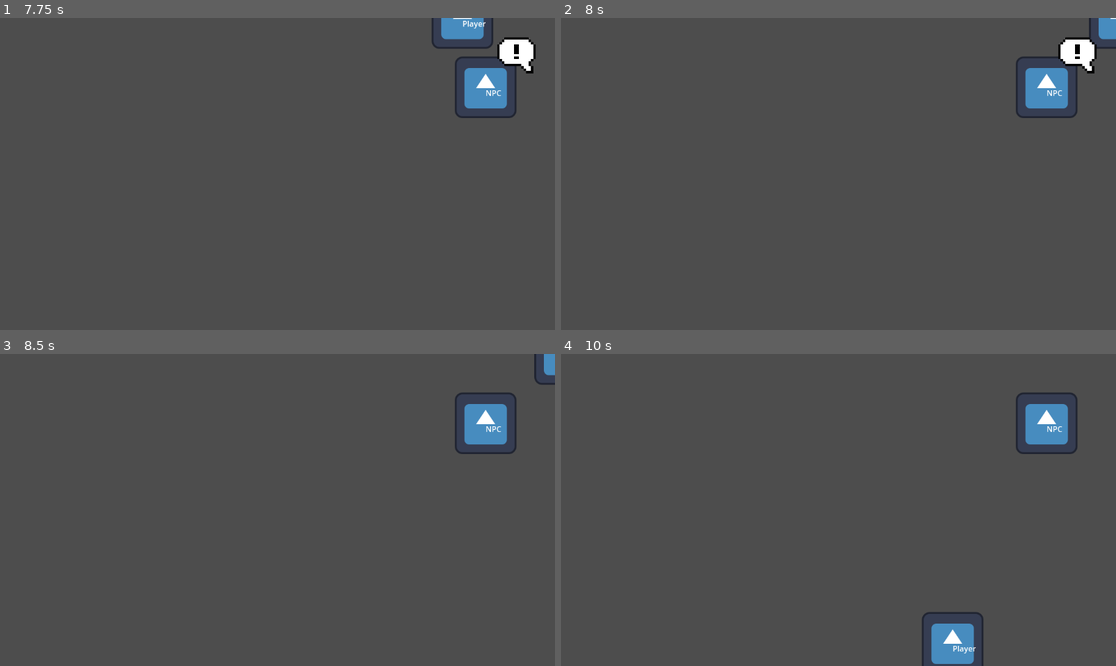
Above: before the commit, frames 1-4 (two rows, left to right).
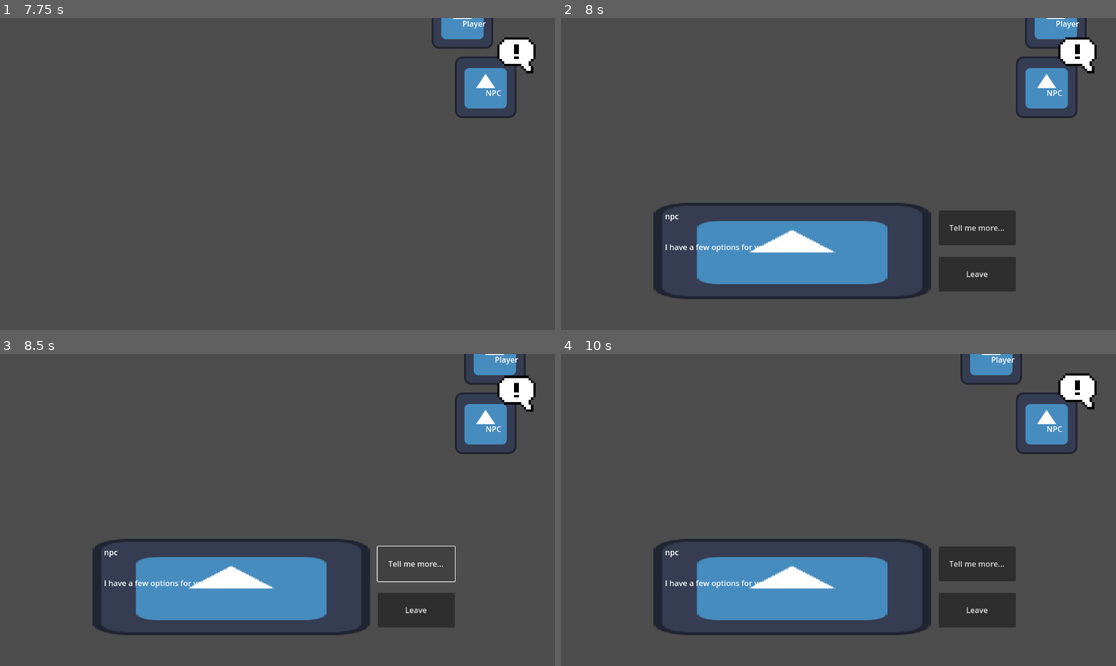
Above: after the commit, the same moments.

Repository: 21800840/dialogue
Game: Godot game, scene res://scenes/0/0.tscn
Same seed, same stepped clock (60 frames per second), same inputs: the game is played once before the commit and once after it. The project has no main scene, so this scene is started directly. The engine's default icon, where the game draws it, is replaced by a stand-in: a white triangle on a blue panel in a dark square.
Inputs (mouse positions are in pixels of both pictures, inside the frame that each line leads up to):
- Up to frame 1 (7.75 s): tap Enter at 0.5 s; hold Right (ui_right) 0.53-1.28 s; hold Space (ui_select) 0.53-1.28 s; hold Down (ui_down) 1.28-2.03 s; tap Space (ui_select) at 1.35, 1.52, 1.82, 2.85, 3.02, 3.32, 4.35, 4.52, 4.82, 5.85, 6.02, 6.32, 7.35, 7.52 s; hold Right (ui_right) 2.03-2.78 s; hold Space (ui_select) 2.03-2.78 s; hold Up (ui_up) 2.78-3.53 s; hold Space (ui_select) 3.53-4.28 s; hold Left (ui_left) 3.53-5.03 s; hold Down (ui_down) 5.03-5.78 s; hold Space (ui_select) 5.03-5.78 s; hold Right (ui_right) 5.78-6.53 s; hold Up (ui_up) 6.53-7.28 s; hold Space (ui_select) 6.53-7.28 s; hold Right (ui_right) from 7.28 s (still down)
- Up to frame 2 (8 s): keep holding Right (ui_right); tap Space (ui_select) at 7.82 s
- Up to frame 3 (8.5 s): release Right (ui_right) at 8 s; click (416, 563) at 8 s, where only the run after the commit has a clickable "Tell me more..."
- Up to frame 4 (10 s): tap Space (ui_select) at 8.75, 9.6, 9.77 s; hold Down (ui_down) 8.78-9.53 s; hold Space (ui_select) 8.78-9.53 s; hold Left (ui_left) from 9.53 s (still down)

Frame 1 is identical in both runs. In frame 2, 13% of the frame differs, in the area x 16-100%, y 0-91%; in frame 3, 12%; in frame 4, 14%, in the area x 16-97%, y 0-100%.
Error before the commit: Invalid access to property or key '000' on a base object of type 'Dictionary'. (res://dialogue/dialogue-box/dialogue-box.gd:45)

Commit message:
Expansion of dialogue system capability

Diff:
--- a/dialogue/area/dialogue-area.gd
+++ b/dialogue/area/dialogue-area.gd
@@ -3,32 +3,46 @@
 var in_area = false
 var input_cooldown = false
 var in_dialogue = false
-
-@export var dia_name = ""
-@export var dia_text = ""
+var is_dialogue_finished = false
+var player_has_options = false
 
 @onready var dialogue_indicator_spirte = $DialogueIndicatorAnchor/DialogueIndicatorSprite
 @onready var input_cooldown_timer = $InputCooldown
 
 func _ready():
 	dialogue_indicator_spirte.visible = false
+	SignalBus.connect("dialogue_finished", dialogue_finished)
 
 func _input(event):
 	if event.is_action_pressed("ui_select") and in_area and not input_cooldown and not in_dialogue:
 
-		SignalBus.emit_signal("dialogue_box_visible", true)
+		SignalBus.emit_signal("start_dialogue", get_parent().get_json_file(), get_parent().get_dialogue_stage())
 		# SignalBus.emit_signal("dialogue_content", dia_name, dia_text)
-		get_parent().emit_dialogue_signals()
+		# get_parent().emit_dialogue_signals()
 
 		input_cooldown = true
 		input_cooldown_timer.start()
 
 		in_dialogue = true
 
+		print("In Area: ", in_area, " input_cooldown:", input_cooldown, " in_dialogue:", in_dialogue)
+
 	elif event.is_action_pressed("ui_select") and in_area and not input_cooldown and in_dialogue:
-		SignalBus.emit_signal("dialogue_box_visible", false)
+		SignalBus.emit_signal("next_dialogue")
 
+		print("In Area: ", in_area, " input_cooldown:", input_cooldown, " in_dialogue:", in_dialogue)
+
+	elif is_dialogue_finished == true:
 		in_dialogue = false
+		is_dialogue_finished = false
+
+		print("In Area: ", in_area, " input_cooldown:", input_cooldown, " in_dialogue:", in_dialogue)
+
+func dialogue_finished():
+	is_dialogue_finished = true
+
+func set_player_has_options():
+	player_has_options = true
 
 func _on_area_entered(area):
 	in_area = true
--- a/dialogue/area/dialogue-area.tscn
+++ b/dialogue/area/dialogue-area.tscn
@@ -4,11 +4,10 @@
 [ext_resource type="SpriteFrames" uid="uid://cb5au6o77k8lf" path="res://ui/dialogue-indicator/dialogue-indicator-ver-2.tres" id="2_p8w10"]
 
 [node name="DialogueArea" type="Area2D"]
+process_mode = 3
 collision_layer = 0
 collision_mask = 2
 script = ExtResource("1_4irc2")
-dia_name = "npc"
-dia_text = "I am an NPC"
 
 [node name="CollisionShape2D" type="CollisionShape2D" parent="."]
 
--- a/dialogue/dialogue-box/dialogue-box.gd
+++ b/dialogue/dialogue-box/dialogue-box.gd
@@ -5,6 +5,7 @@
 var current_stage_int_to_str = str(current_stage)
 var stage_size
 var dia_stage # DO NOT RENAME IT TO DIALOGUE_STAGE
+var original_emitter
 
 @onready var just_dialogue = $JustDialogue
 @onready var just_dialogue_name = $JustDialogue/NameLabel
@@ -46,21 +47,23 @@
 
 	# print(dia_stage)
 
-	just_dialogue_name.text = parsed_file[dia_stage][current_stage_int_to_str]["name"]
-	just_dialogue_text.text = parsed_file[dia_stage][current_stage_int_to_str]["text"]
+	# just_dialogue_name.text = parsed_file[dia_stage][current_stage_int_to_str]["name"]
+	# just_dialogue_text.text = parsed_file[dia_stage][current_stage_int_to_str]["text"]
 
-	if current_stage <= stage_size and Input.is_action_just_pressed("ui_select"):
+	# if current_stage <= stage_size and Input.is_action_just_pressed("ui_select"):
 
 
 		# Put parsed info into the text labels
-		just_dialogue_name.text = parsed_file[dia_stage][current_stage_int_to_str]["name"]
-		just_dialogue_text.text = parsed_file[dia_stage][current_stage_int_to_str]["text"]
+		# just_dialogue_name.text = parsed_file[dia_stage][current_stage_int_to_str]["name"]
+		# just_dialogue_text.text = parsed_file[dia_stage][current_stage_int_to_str]["text"]
 
-		current_stage += 1
+		# current_stage += 1
 
 func next_dialogue():
 	if current_stage < stage_size:
 		current_stage += 1
+
+		# print(current_stage)
 
 		current_stage_int_to_str = str(current_stage)
 
@@ -75,22 +78,70 @@
 
 		end_just_dialogue()
 
-func start_just_dialogue():
+func start_just_dialogue(dialogue_stage):
 	# Pause tree and make visible.
-	# get_tree().paused = false
+	get_tree().paused = true
 	just_dialogue.visible = true
+
+	dia_stage = dialogue_stage
 
 	# Reset variables to default state
 	current_stage = 0
 	current_stage_int_to_str = str(current_stage)
 
+	current_stage += 1
+	current_stage_int_to_str = str(current_stage)
+
+	# print(dia_stage + " " + current_stage_int_to_str)
+
+	just_dialogue_name.text = parsed_file[dia_stage][current_stage_int_to_str]["name"]
+	just_dialogue_text.text = parsed_file[dia_stage][current_stage_int_to_str]["text"]
+
 func end_just_dialogue():
 	just_dialogue.visible = false
 	get_tree().paused = false
+	SignalBus.emit_signal("dialogue_finished")
+
+func start_multi_option_dialogue(dialogue_stage):
+	dialogue_with_2_options.visible = true
+	get_tree().paused = true
+
+	dia_stage = dialogue_stage
+
+	# Reset variables to default state
+	current_stage = 0
+	current_stage_int_to_str = str(current_stage)
+
+	current_stage += 1
+	current_stage_int_to_str = str(current_stage)
+
+	print(dia_stage + " " + current_stage_int_to_str)
+
+	dialogue_with_2_options_name.text = parsed_file[dia_stage][current_stage_int_to_str]["name"]
+	dialogue_with_2_options_text.text = parsed_file[dia_stage][current_stage_int_to_str]["text"]
+	dialogue_with_2_options_option_1.text = parsed_file[dia_stage][current_stage_int_to_str]["option 1"]
+	dialogue_with_2_options_option_2.text = parsed_file[dia_stage][current_stage_int_to_str]["option 2"]
+
+func end_multi_option_dialogue():
+	dialogue_with_2_options.visible = false
+	get_tree().paused = false
+	SignalBus.emit_signal("dialogue_finished")
 
 func decide_dialogue_style(json_file, dialogue_stage):
+	current_stage = 0
+	current_stage_int_to_str = str(current_stage)
 	parse_json(json_file, dialogue_stage)
 	if int(parsed_file[dia_stage][current_stage_int_to_str]["options"]) >= 1:
-		dialogue_with_2_options.visible = true
+		start_multi_option_dialogue(dialogue_stage)
 	else:
-		just_dialogue.visible = true
+		start_just_dialogue(dialogue_stage)
+
+func leave_button():
+	end_multi_option_dialogue()
+
+func _on_option_1_pressed():
+	pass # Replace with function body.
+
+
+func _on_option_2_pressed():
+	leave_button()
--- a/dialogue/dialogue-box/dialogue-box.tscn
+++ b/dialogue/dialogue-box/dialogue-box.tscn
@@ -55,6 +55,7 @@
 text = "aaaaaaaaaaaaaaaaaaaaaaaaaaaaaaaaaaaaaaaaaaaaaaaaaaaaaaaaaaaaaaaaaaaaaaaaaaaaaaaaaaaaaaaaaaaaaaaaaaaaaaaaaaaaaaaaaaaaaaaaaaaaaaaaaaaaaaaaaaaaaaaaaaaaaaaaaaaaaaaaaaaaaaaaaaaaaaaaaaaaaaaaaaaaaaaaaaaaaaaaaaaaaaaaaaaaaaaaaaaaaaaa"
 
 [node name="Option1" type="Button" parent="DialogueWith2Options"]
+process_mode = 3
 layout_mode = 0
 offset_left = 592.0
 offset_top = 16.0
@@ -67,3 +68,6 @@
 offset_top = 112.0
 offset_right = 752.0
 offset_bottom = 184.0
+
+[connection signal="pressed" from="DialogueWith2Options/Option1" to="." method="_on_option_1_pressed"]
+[connection signal="pressed" from="DialogueWith2Options/Option2" to="." method="_on_option_2_pressed"]
--- a/npc/npc.gd
+++ b/npc/npc.gd
@@ -1,11 +1,25 @@
 extends CharacterBody2D
 
-@export var wanted_text: String
-@export_file var json_file: String
+# NPC variables.
+var dialogue_stage = "Options"
+
+@export_file var json_file
 
 func ready():
 	add_to_group("NPC")
 
 func emit_dialogue_signals():
-	print("signal emitted")
-	SignalBus.emit_signal("dialogue_json", json_file, wanted_text)
+	# SignalBus.emit_signal("dialogue_json", json_file, wanted_text)
+	pass
+
+func get_dialogue_stage():
+	return dialogue_stage
+
+func set_dialogue_stage(new_dialogue_stage):
+	dialogue_stage = new_dialogue_stage
+
+func get_json_file():
+	return json_file
+
+func set_json_file(new_json_file):
+	json_file = new_json_file
--- a/npc/npc.tscn
+++ b/npc/npc.tscn
@@ -12,6 +12,7 @@
 
 [node name="NPC" type="CharacterBody2D"]
 script = ExtResource("1_c0egq")
+json_file = "res://npc/npc-dialogue.json"
 
 [node name="CollisionShape2D" type="CollisionShape2D" parent="."]
 shape = SubResource("RectangleShape2D_a5frt")
--- a/scenes/0/0.tscn
+++ b/scenes/0/0.tscn
@@ -10,7 +10,5 @@
 
 [node name="NPC" parent="." instance=ExtResource("2_677em")]
 position = Vector2(1008, 144)
-wanted_text = "000"
-json_file = "res://npc/npc-dialogue.json"
 
 [node name="DialogueBox" parent="." instance=ExtResource("3_042sf")]
